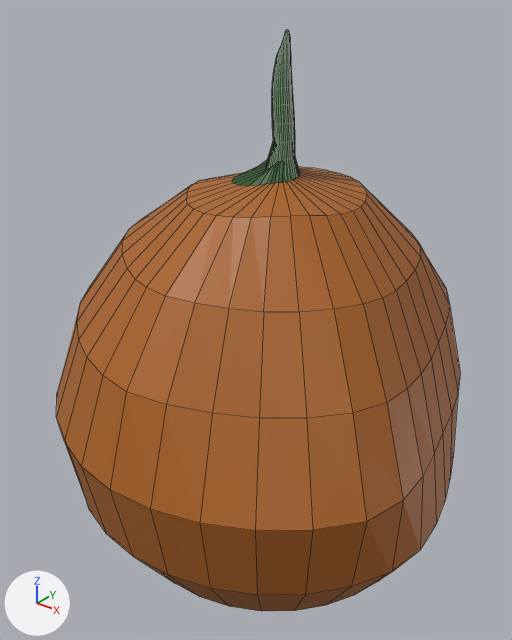
The Blender file Assets/Blender FIles/Ingredients/Pumkin.blend, before and after one commit.
One viewpoint serves both versions: a 50 mm lens placed at (0.35, -0.465, 0.549), pointed at (-0.02, -0.003, 0.262). Lighting does not change. The marker at lower left points along +X, +Y and +Z. Mesh edges are drawn as thin lines.
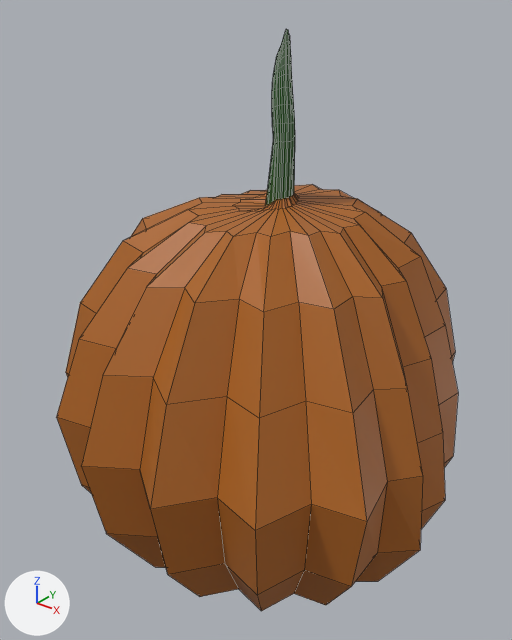
The newer file is also rescaled (x0.762) as a whole; pictures and numbers use the older file's frame.

What changed in the scene script:
```text
Change me_sphere:
    used by ob_sphere; location = (0.0, 0.0, 0.0); scale = (0.203, 0.203, 0.203)
    remove me_sphere.from_pydata(...)  # 641 vertices, 641 faces; spans x -1.0..0.88, y -1.0..1.0, z 0.0..2.53
    add me_sphere.from_pydata(...)  # 641 vertices, 641 faces; spans x -0.98..0.88, y -0.98..0.98, z 0.0..2.53
    me_sphere part 1: 234 of 641 vertices moved; they spanned x -1.0..0.87, y -1.0..1.0, z 0.08..2.35 and now span x -0.89..0.77, y -0.85..0.85, z 0.08..2.35; mean shift (0.0, 0.0, -0.05); largest move (-0.02, 0.09, 2.05) -> (-0.02, 0.08, 1.89)
```

Changed parts and their boxes [x1, y1, x2, y2] in the pictures (512 x 640 px; the box of a moved part takes in the faces that stretch with it):
'Sphere', reshaped
    before: [56, 30, 460, 611]
    after: [57, 29, 458, 611]
part 1 of me_sphere, moved or reshaped
    before: [56, 78, 460, 611]
    after: [57, 79, 458, 611]
